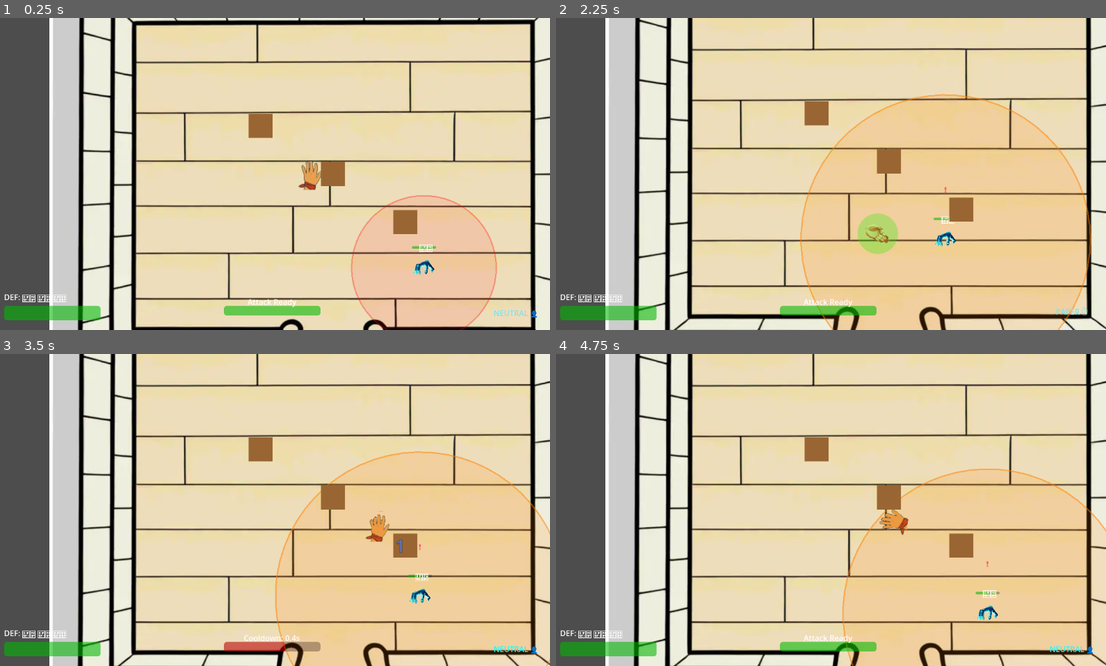
Above: before the commit, frames 1-4 (two rows, left to right).
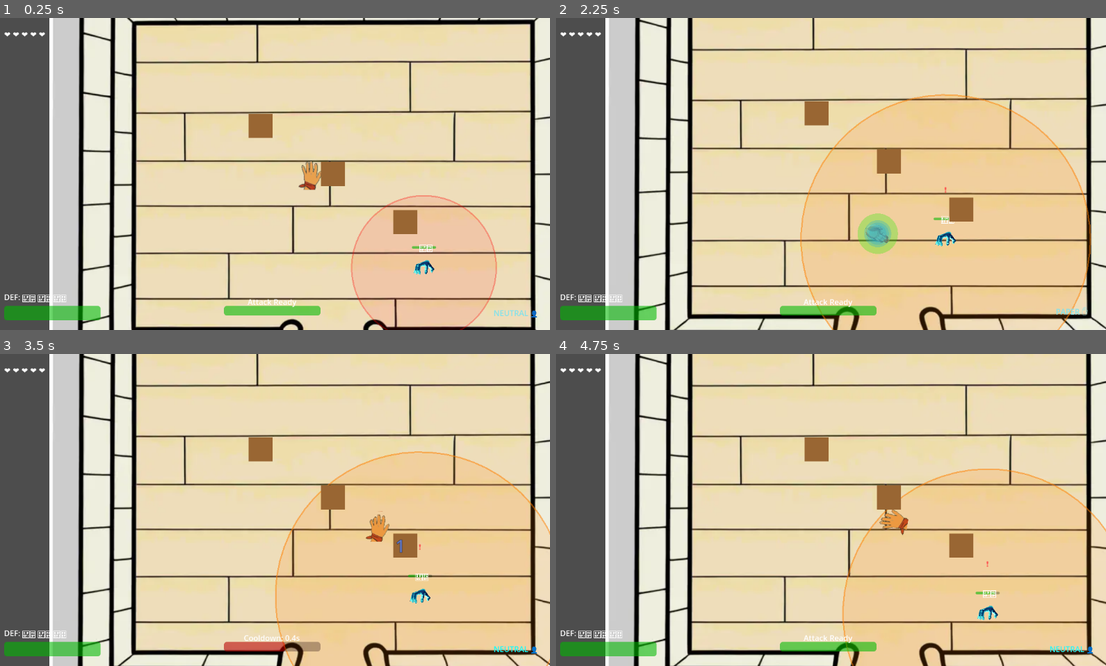
Above: after the commit, the same moments.

Repository: LouisZCode/rogue_hands_action_v1
Game: Godot game, scene res://scenes/main.tscn
Two runs of this game, one before a commit and one after it. Both use one fixed random seed, a clock stepped at 60 frames per second and the inputs below.
Inputs:
- Up to frame 1 (0.25 s): no input
- Up to frame 2 (2.25 s): hold Right (move_right) 0.53-1.28 s; tap Space (attack) at 0.6, 1.35 s; hold Down (move_down) 1.28-2.03 s; hold Right (move_right) from 2.03 s (still down); hold S (gesture_paper) from 2.03 s (still down)
- Up to frame 3 (3.5 s): tap Space (attack) at 2.3, 3.05 s; release Right (move_right) at 2.78 s; release S (gesture_paper) at 2.78 s; hold Up (move_up) from 2.78 s (still down); tap A (gesture_rock) at 2.85 s
- Up to frame 4 (4.75 s): release Up (move_up) at 3.53 s; hold D (gesture_scissors) 3.53-4.28 s; hold Left (move_left) from 3.53 s (still down); tap Space (attack) at 3.8, 4.35 s

The runs differ from the first frame. In frame 1, less than 0.1% of the frame differs, in the area x 0-9%, y 4-7%; in frame 2, 0.4%, in the area x 0-61%, y 4-74%; in frame 3, less than 0.1%; in frame 4, less than 0.1%.

Commit message:
Improve defense visualization

Diff:
--- /dev/null
+++ b/Scripts/DefenseCircles.gd
@@ -0,0 +1,70 @@
+extends Control
+class_name DefenseCircles
+
+var circle_color: Color = Color(0, 0.7, 1, 0.3)  # Semi-transparent blue
+var circle_spacing: float = 5.0  # Space between circles
+var base_radius: float = 18.0  # Starting radius for innermost circle
+var current_defense_points: int = 3
+var max_defense_points: int = 3
+
+# Animation variables for fading circles
+var fading_circles: Array[Dictionary] = []  # Store fading circle data
+
+func _draw():
+	if visible:
+		# Draw current defense point circles
+		for i in range(current_defense_points):
+			var radius = base_radius + (i * circle_spacing)
+			draw_circle(Vector2(50, 50), radius, circle_color)  # Center at (50,50) for 100x100 control
+
+		# Draw fading circles (expansion animation)
+		for fade_data in fading_circles:
+			var fade_radius = fade_data.radius
+			var fade_alpha = fade_data.alpha
+			var fade_color = Color(0, 0.7, 1, fade_alpha)
+			draw_circle(Vector2(50, 50), fade_radius, fade_color)
+
+func update_defense_points(new_defense_points: int):
+	if new_defense_points < current_defense_points:
+		# Defense point was consumed - trigger fade animation
+		trigger_fade_animation()
+
+	current_defense_points = new_defense_points
+	queue_redraw()
+
+func trigger_fade_animation():
+	# Create fading circle for the lost defense point
+	var lost_circle_index = current_defense_points - 1  # Index of circle being lost
+	var fade_radius = base_radius + (lost_circle_index * circle_spacing)
+
+	var fade_data = {
+		"radius": fade_radius,
+		"alpha": 0.5,  # Starting alpha
+		"target_radius": fade_radius + 30.0,  # Expand by 30px
+		"fade_duration": 0.5
+	}
+
+	fading_circles.append(fade_data)
+
+	# Create tween for the fade animation
+	var fade_tween = create_tween()
+	fade_tween.parallel().tween_method(update_fade_circle.bind(fade_data), 0.0, 1.0, 0.5)
+	fade_tween.tween_callback(remove_fade_circle.bind(fade_data))
+
+func update_fade_circle(fade_data: Dictionary, progress: float):
+	# Update the fading circle's properties
+	fade_data.radius = lerp(fade_data.radius, fade_data.target_radius, progress)
+	fade_data.alpha = lerp(0.5, 0.0, progress)  # Fade from 0.5 to 0
+	queue_redraw()
+
+func remove_fade_circle(fade_data: Dictionary):
+	# Remove the fading circle from the array
+	fading_circles.erase(fade_data)
+	queue_redraw()
+
+func show_defense_circles():
+	visible = true
+	queue_redraw()
+
+func hide_defense_circles():
+	visible = false
--- a/Scripts/GameManager.gd
+++ b/Scripts/GameManager.gd
@@ -9,8 +9,12 @@
 @onready var defense_point_1: Label = $"../UILayer/HealthUI/PlayerDefensePoints/DefensePoint1"
 @onready var defense_point_2: Label = $"../UILayer/HealthUI/PlayerDefensePoints/DefensePoint2"
 @onready var defense_point_3: Label = $"../UILayer/HealthUI/PlayerDefensePoints/DefensePoint3"
+@onready var player_hearts_container: HBoxContainer = $"../UILayer/HealthUI/PlayerHearts"
 @onready var player: Player = $"../GameLayer/Player"
 @onready var enemy: Enemy = $"../GameLayer/Enemy"
+
+# Heart management
+var heart_labels: Array[Label] = []
 
 # Particle manager reference
 var particle_manager: ParticleManager
@@ -45,9 +49,12 @@
 	update_stance_ui(player.current_stance if player else Player.Stance.ROCK)
 	update_attack_cooldown_ui(0.0, 1.0)  # Initialize cooldown bar
 	update_player_defense_points_ui(3, 3)  # Initialize defense points
+	# Initialize hearts based on player's max health
+	initialize_hearts(player.max_health if player else 5)
 
 func _on_player_health_changed(new_health: int):
 	update_player_health_ui(new_health)
+	update_hearts_display(new_health)
 
 func _on_player_stance_changed(new_stance: Player.Stance):
 	update_stance_ui(new_stance)
@@ -146,6 +153,25 @@
 				defense_points[i].text = "💔"  # Used defense point
 				defense_points[i].modulate = Color.GRAY
 
+func initialize_hearts(max_health: int):
+	# Create heart labels dynamically based on max health
+	for i in range(max_health):
+		var heart_label = Label.new()
+		heart_label.text = "❤️"
+		heart_label.vertical_alignment = VERTICAL_ALIGNMENT_CENTER
+		player_hearts_container.add_child(heart_label)
+		heart_labels.append(heart_label)
+
+func update_hearts_display(current_health: int):
+	# Update heart visibility based on current health
+	for i in range(heart_labels.size()):
+		if heart_labels[i]:
+			if i < current_health:
+				heart_labels[i].visible = true
+				heart_labels[i].modulate = Color.WHITE
+			else:
+				heart_labels[i].visible = false
+
 func spawn_new_enemy():
 	# Create new enemy at random position
 	var enemy_scene = preload("res://scenes/Enemy.tscn")
--- a/Scripts/Player.gd
+++ b/Scripts/Player.gd
@@ -82,6 +82,7 @@
 @onready var attack_area: Area2D = $AttackArea
 @onready var walking_audio: AudioStreamPlayer2D = $WalkingAudioPlayer
 @onready var parry_circle: ParryCircle = $ParryCircle
+@onready var defense_circles: DefenseCircles = $DefenseCircles
 
 # Audio management
 var audio_manager: AudioManager
@@ -135,6 +136,10 @@
 	# Initialize parry circle as hidden
 	if parry_circle:
 		parry_circle.hide_parry_circle()
+	# Initialize defense circles as hidden (only show in combat stances)
+	if defense_circles:
+		defense_circles.update_defense_points(current_defense_points)
+		defense_circles.hide_defense_circles()
 
 func _physics_process(delta):
 	handle_movement(delta)
@@ -277,8 +282,14 @@
 		# Start parry window when entering non-neutral stance
 		if new_stance != Stance.NEUTRAL:
 			start_parry_window()
+			# Show defense circles during combat stances
+			if defense_circles:
+				defense_circles.show_defense_circles()
 		else:
 			stop_parry_window()
+			# Hide defense circles when returning to neutral
+			if defense_circles:
+				defense_circles.hide_defense_circles()
 
 		# Play stance change sound
 		if audio_manager and walking_audio:
@@ -706,6 +717,9 @@
 	if current_defense_points > 0:
 		current_defense_points -= 1
 		defense_points_changed.emit(current_defense_points, max_defense_points)
+		# Update defense circles visual
+		if defense_circles:
+			defense_circles.update_defense_points(current_defense_points)
 		# Play defense point consumed sound
 		if audio_manager and walking_audio:
 			audio_manager.play_defense_point_consumed_sfx(walking_audio)
--- a/scenes/Player.tscn
+++ b/scenes/Player.tscn
@@ -7,6 +7,7 @@
 [ext_resource type="Texture2D" uid="uid://bop4ojmhq27k" path="res://assets/test_sprites/paper_player.png" id="5_paper_sprite"]
 [ext_resource type="Texture2D" uid="uid://bq1lqhmsxtyx3" path="res://assets/test_sprites/scissor_player.png" id="6_scissor_sprite"]
 [ext_resource type="Script" path="res://Scripts/ParryCircle.gd" id="7_parry_script"]
+[ext_resource type="Script" path="res://Scripts/DefenseCircles.gd" id="8_defense_script"]
 
 [sub_resource type="AtlasTexture" id="AtlasTexture_70d11"]
 atlas = ExtResource("3_walk_spritesheet")
@@ -180,6 +181,11 @@
 size = Vector2(100, 100)
 script = ExtResource("7_parry_script")
 
+[node name="DefenseCircles" type="Control" parent="."]
+position = Vector2(-50, -50)
+size = Vector2(100, 100)
+script = ExtResource("8_defense_script")
+
 [node name="Camera2D" type="Camera2D" parent="."]
 limit_left = -450
 limit_top = -350
--- a/scenes/main.tscn
+++ b/scenes/main.tscn
@@ -169,6 +169,13 @@
 horizontal_alignment = 1
 vertical_alignment = 1
 
+[node name="PlayerHearts" type="HBoxContainer" parent="UILayer/HealthUI"]
+layout_mode = 0
+offset_left = 20.0
+offset_top = 20.0
+offset_right = 220.0
+offset_bottom = 50.0
+
 [node name="PlayerDefensePoints" type="HBoxContainer" parent="UILayer/HealthUI"]
 layout_mode = 0
 anchor_top = 1.0
Not shown, added: Scripts/DefenseCircles.gd.uid
Not shown, changed: CLAUDE.md
